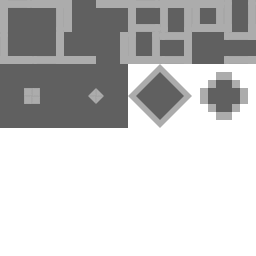
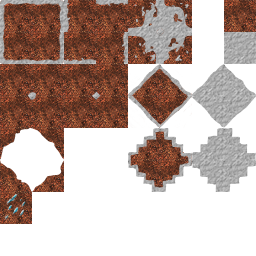
Before/after of a 256px x 256px layered artwork. What changed in the layer stack:
added group "ramps_road" with 8 layers above "ramps" over <box>192,64,256,128</box>
added group "bot_r_corner_ramp_road" with 1 layers in group "ramps_road" over <box>224,96,256,128</box>
added layer "road" (1st of 32, in "ramps_road" › "bot_r_corner_ramp_road") in group "bot_r_corner_ramp_road" over <box>224,96,256,128</box>
added group "top_r_corner_ramp_road" with 1 layers in group "ramps_road" over <box>224,64,256,96</box>
added layer "road" (2nd of 32, in "ramps_road" › "top_r_corner_ramp_road") in group "top_r_corner_ramp_road" over <box>224,64,256,96</box>
added group "top_l_corner_ramp_road" with 1 layers in group "ramps_road" over <box>192,64,224,96</box>
added group "ramps" with 12 layers above "stairs_road" over <box>128,64,192,128</box>
added group "stairs_road" with 8 layers above "stairs" over <box>192,128,256,192</box>
added group "stairs" with 12 layers above "ground_and_road" over <box>128,128,192,192</box>
added group "ground_and_road" with 12 layers above "ground_unkempt" over <box>128,0,192,64</box>
added group "ground_unkempt" with 8 layers above "corners_ramp" over <box>0,128,64,192</box>
added group "corners_ramp" with 12 layers above "corners" over <box>64,64,128,128</box>
added group "corners" with 12 layers above "edges" over <box>0,64,64,128</box>
added group "edges" with 12 layers above "sides" over <box>0,0,64,64</box>
added group "sides" with 12 layers above "inside_road" over <box>64,0,128,64</box>
renamed "Layer 15" to "Layer 47", hid it, painted on it over <box>0,0,64,64</box>
removed layer "Layer 41" over <box>200,72,248,120</box>
removed layer "Layer 32" over <box>128,64,192,128</box>
removed layer "Layer 42" over <box>64,64,128,128</box>
removed layer "Layer 25" over <box>0,64,64,128</box>
hid "Layer 24", painted on it over <box>0,0,256,128</box>
…and 126 more changes (112 added, 14 removed)
